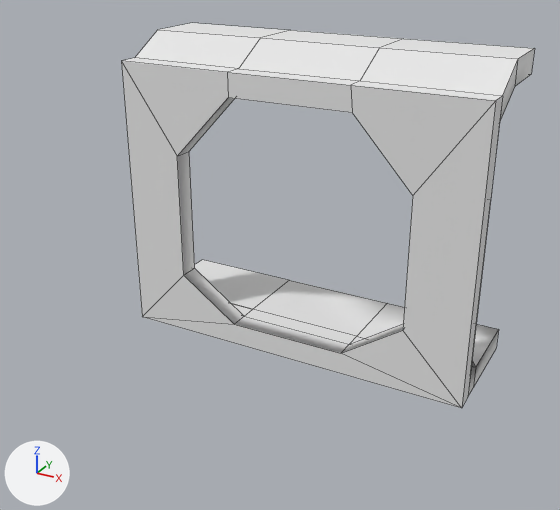
Before and after pictures for a commit that changed the OBJ model Models/ShipWallDoor.obj.
One viewpoint serves both versions: a camera (50 mm lens) standing at (2.66, -5.43, 3.39) and looking at (0.02, -0.62, 0.99). Lighting does not change. The marker at lower left points along +X, +Y and +Z. The first picture is the older version. Mesh edges are drawn as thin lines. Where no turn or scale is listed for an object, it has been applied to the vertices. Vertices at exactly the same position are counted once.

Names of what the first picture shows: 'ShipWall'.
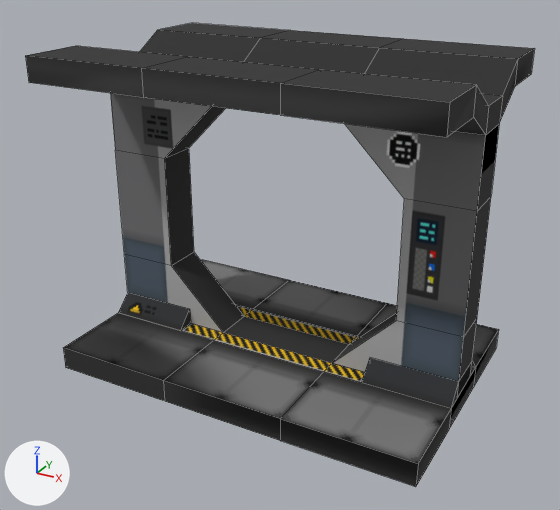
Changed parts and their boxes (x1, y1, x2, y2) in the pictures (560 x 510 px):
'ShipWall', surface changed, reshaped (white to black, 23% wider, 20% taller)
    before: (122, 23, 535, 408)
    after: (25, 23, 535, 487)
part 1 of me_shipwall, built on
    before: (122, 61, 503, 408)
    after: (25, 46, 503, 487)
part 2 of me_shipwall, surface changed
    before: (123, 58, 502, 100)
    after: (482, 93, 502, 105)

Diff of the bpy script that builds the scene:
```diff
--- a/Models/ShipWallDoor.obj.py
+++ b/Models/ShipWallDoor.obj.py
@@ img_shipwalldoor02_png @@
+img_shipwalldoor02_png = load_image('ShipWallDoor02.png', 'ShipWallDoor02.png', 1024, 1024, 'sRGB')
@@ mat_m_cb3fe3fd_8ced_ee48_9937_9f941e8d8a43 @@
 mat_m_cb3fe3fd_8ced_ee48_9937_9f941e8d8a43 = principled_material('m_cb3fe3fd-8ced-ee48-9937-9f941e8d8a43')
-mat_m_cb3fe3fd_8ced_ee48_9937_9f941e8d8a43.base_color = (0.8, 0.8, 0.8)  # white #e7e7e7
+mat_m_cb3fe3fd_8ced_ee48_9937_9f941e8d8a43.texture = img_shipwalldoor02_png
 mat_m_cb3fe3fd_8ced_ee48_9937_9f941e8d8a43.roughness = 1.0
@@ me_shipwall @@
 # used by ob_shipwall; location = (0.0, 0.0, 0.0)
-me_shipwall.from_pydata(...)  # 76 vertices, 69 faces; spans x -1.5..1.5, y -0.5..0.5, z 0.0..2.5
+me_shipwall.from_pydata(...)  # 124 vertices, 112 faces; spans x -1.5..1.5, y -1.5..0.5, z 0.0..2.5
+# me_shipwall part 1
+# 10 vertices are removed from x -1.5..1.5, y -0.5..-0.33, z 0.0..2.12
+# 28 faces are deleted
+# 4 vertices in x -1.5..1.5, y -0.5, z 2.31 move by (0.0, -0.17, 0.0)
+# 9 vertices move from x -1.5..1.5, y -0.5..-0.33, z 0.19..2.12 to x -1.5..1.5, y -0.67..-0.33, z 0.19..2.12
+# 36 vertices are added at x -1.5..1.5, y -1.5..-0.33, z 0.0..2.31
+# 10 new vertices lie (0.0, -0.34, 0.0) away from vertices in x -1.5..1.5, y -0.33, z 0.0..2.13
+# 6 new vertices lie (0.0, -0.33, 0.19) away from vertices in x -1.5..1.5, y -0.67..-0.5, z 2.12..2.31
+# 6 new vertices lie (0.0, -0.5, 0.0) away from vertices in x -1.5..1.5, y -1.0, z 2.31..2.5
+# 71 new faces join them
+# me_shipwall part 2: 3 kept faces spanning x -1.5..1.5, y -0.67..-0.33, z 2.31 get new texture (UV) coordinates
 me_shipwall.materials.append(mat_m_cb3fe3fd_8ced_ee48_9937_9f941e8d8a43)
```
